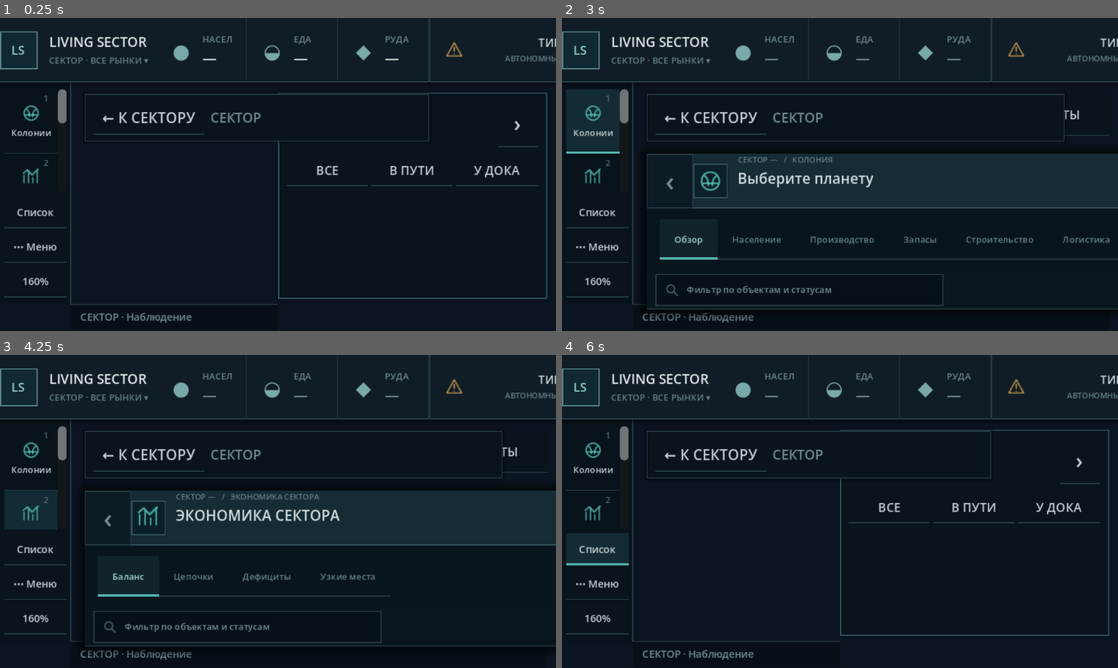
Above: before the commit, frames 1-4 (two rows, left to right).
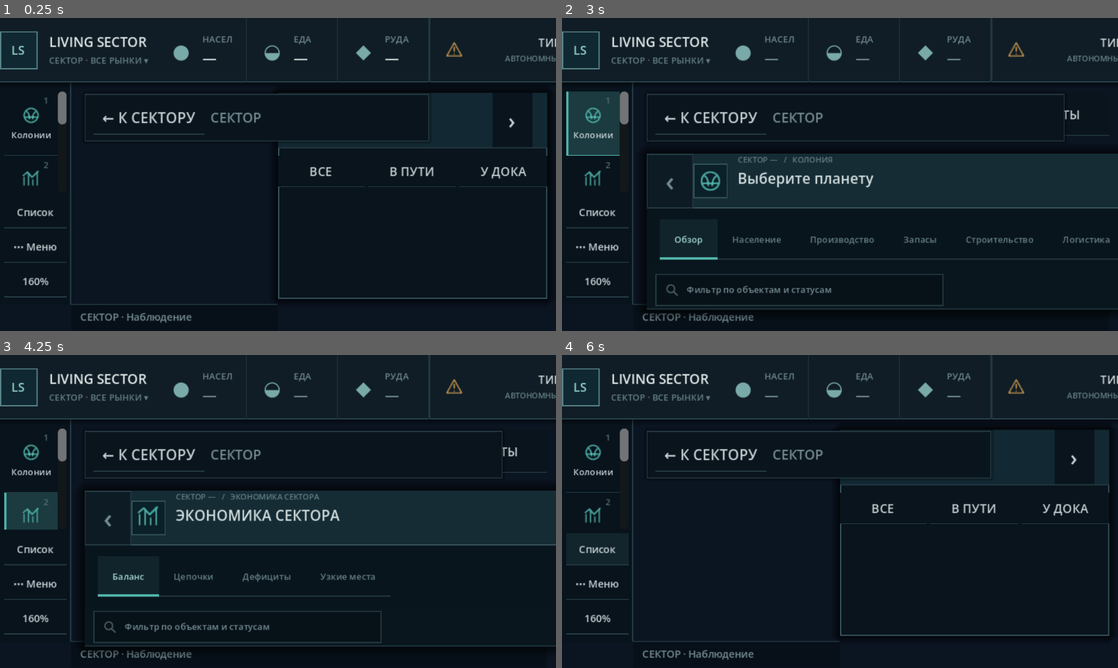
Above: after the commit, the same moments.

Repository: Mefits/Living-Sector
Game: Godot game, scene res://scenes/main.tscn
Two runs of this game, one before a commit and one after it. Both use one fixed random seed, a clock stepped at 60 frames per second and the inputs below.
Inputs (mouse positions are in pixels of both pictures, inside the frame that each line leads up to):
- Up to frame 1 (0.25 s): no input
- Up to frame 2 (3 s): click "СЕКТОР · ВСЕ РЫНКИ ▾" at 0.5 s; click (1017, 49) at 1.25 s; click "0" at 2 s; click "1" at 2.75 s
- Up to frame 3 (4.25 s): click "2" at 3.5 s
- Up to frame 4 (6 s): click "3" at 4.25 s; click "4" at 5 s; click "Список" at 5.75 s

The runs differ from the first frame. In frame 1, 1.6% of the frame differs, in the area x 0-99%, y 22-54%; in frame 2, 0.5%; in frame 3, 0.4%; in frame 4, 1.7%, in the area x 0-99%, y 22-68%.

Commit message:
refactor(ui): wire navigation rail and outliner to shared Godot Theme [skip ci]

Diff:
--- a/godot/scripts/view/strategy_ui.gd
+++ b/godot/scripts/view/strategy_ui.gd
@@ -448,7 +448,8 @@
 # the exact 64px Figma rail without sacrificing readable labels.
 func _rail_utility_button(caption: String,
         action: Callable) -> Button:
-    var btn := _button("", action, 9)
+    var btn: Button = LSComponents.action_button("", action)
+    btn.theme_type_variation = &"LSNavUtilityButton"
     btn.custom_minimum_size = Vector2(48, 29)
     var text_label := _label(caption, 9, TEXT)
     text_label.horizontal_alignment = HORIZONTAL_ALIGNMENT_CENTER
@@ -460,15 +461,9 @@
 func _build_left() -> void:
     # Figma Make .leftnav: width 64px, rows 58px, icon + Russian caption
     # + numeric keyboard hint. Physical readability comes from UI scaling.
-    _rail = _panel()
-    # Figma uses ~5px horizontal padding. With Godot's 8px native
-    # scrollbar width and a 48px nav item, the old 8+8 padding forced
-    # 72px instead of the required 64px.
-    var rail_style := _style(Color("#08131C"),
-        Color("#294049"), 0, 0, 1, 0)
-    rail_style.content_margin_left = 4
-    rail_style.content_margin_right = 4
-    _rail.add_theme_stylebox_override("panel", rail_style)
+    # Native 64px Figma left rail; shared Theme owns gradient fallback,
+    # border and padding instead of a private StyleBox per scene.
+    _rail = LSComponents.chrome_panel(&"LSRailPanel")
     _rail.anchor_bottom = 1.0
     _rail.offset_top = TOP_H
     _rail.offset_right = RAIL_W
@@ -498,11 +493,11 @@
         {"name":"Управление", "action":"administration", "icon":"administration", "key":"6"}
     ]:
         var action: String = str(spec["action"])
-        var btn := _button("", _activate.bind(action), 9)
+        var btn: Button = LSComponents.action_button(
+            "", _activate.bind(action))
+        btn.theme_type_variation = &"LSNavButton"
         btn.custom_minimum_size = Vector2(48, 58)
         btn.tooltip_text = str(spec["name"]) + " [" + str(spec["key"]) + "]"
-        btn.add_theme_stylebox_override("normal",
-            _style(Color("#08131C"), LINE, 0, 0, 0, 1))
         menu.add_child(btn)
         _rail_buttons[action] = btn
         var content := VBoxContainer.new()
@@ -609,16 +604,13 @@
     for action in _rail_buttons:
         var btn: Button = _rail_buttons[action]
         var selected: bool = str(action) == current
-        btn.add_theme_stylebox_override("normal", _style(
-            Color("#153139") if selected else Color("#08131C"),
-            TEAL if selected else LINE, 2 if selected else 0, 0, 0, 1))
+        btn.theme_type_variation = (
+            &"LSNavButtonSelected" if selected else &"LSNavButton")
 
 func _build_outliner() -> void:
-    _outliner = _panel()
+    _outliner = LSComponents.chrome_panel(&"LSOutlinerPanel")
     _outliner.z_index = 25
     _outliner.mouse_filter = Control.MOUSE_FILTER_STOP
-    _outliner.add_theme_stylebox_override("panel",
-        _style(Color("#09141C"), Color("#31505A")))
     _outliner.anchor_left = 1.0
     _outliner.anchor_right = 1.0
     _outliner.anchor_bottom = 1.0
@@ -630,10 +622,13 @@
     var col := VBoxContainer.new()
     col.add_theme_constant_override("separation", 7)
     _outliner.add_child(col)
+    var header_bg: PanelContainer = LSComponents.chrome_panel(
+        &"LSOutlinerHeader")
+    col.add_child(header_bg)
     var head := HBoxContainer.new()
-    head.custom_minimum_size.y = 43
+    head.custom_minimum_size.y = 50
     head.add_theme_constant_override("separation", 5)
-    col.add_child(head)
+    header_bg.add_child(head)
     var header_titles := VBoxContainer.new()
     header_titles.size_flags_horizontal = Control.SIZE_EXPAND_FILL
     header_titles.add_theme_constant_override("separation", 2)
